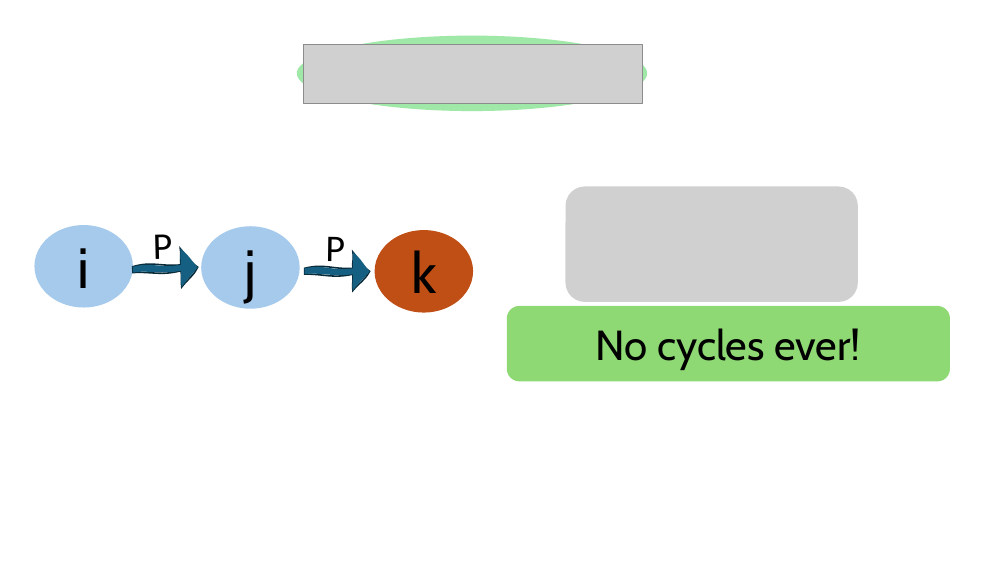
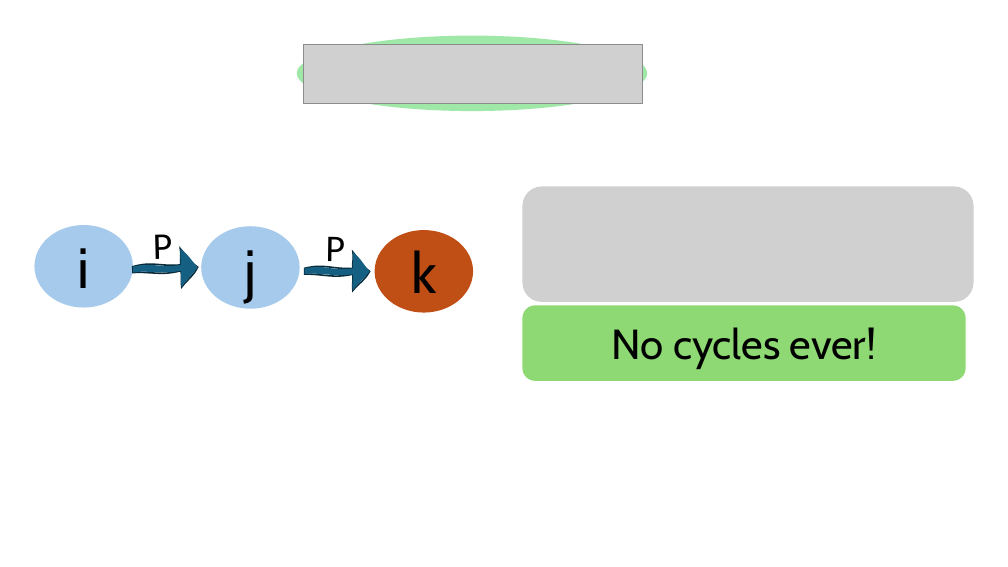
Before and after one commit to HaseebLUMS/Onyx-Presentation, a slide deck: slide 30 of tommy_hotnets_v2.pptx. Drawn at 1008x567 pixels with LibreOffice and Linux fonts; fonts in the diff are those of the drawing; grey boxes stand for pictures. Boxes give left, top, right and bottom in pixels: in the first picture for what was removed or moved away, otherwise in the second. Text is boxed around its words. In the diff, an @@ line names an element or a change of style, - is before the commit and + after.

```diff
--- a/tommy_hotnets_v2.pptx
+++ b/tommy_hotnets_v2.pptx
@@ picture: place and size @@
-picture at <box>566,187,858,302</box>
+picture at <box>523,187,974,302</box>
@@ rounded rectangle "No cycles ever!": place and size @@
-rounded rectangle "No cycles ever!" at <box>507,306,950,382</box>
+rounded rectangle "No cycles ever!" at <box>523,306,966,381</box>
```
Also in this commit, not shown: 10 other slides changed.
